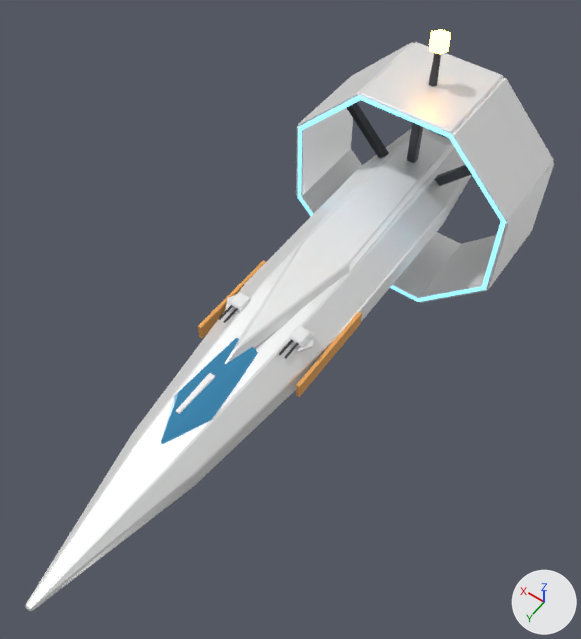
The glTF model public/models/ships/iskra.glb, before and after one commit.
Rendered twice from a camera (50 mm lens) standing at (-0.817, 1.196, 1.798) and looking at (-0.025, 0.086, 0.054). Arrows for +X, +Y and +Z are at lower right; the lights stay in place. The first picture is the older version. Where no turn or scale is listed for an object, it has been applied to the vertices.

In view in the first picture: 'Кабина', 'Кольцевое_крыло', 'Кольцевое_крыло.001', 'Кольцевое_крыло.002', 'Кольцевое_крыло.003', 'Кольцевое_крыло.004', 'Кольцевое_крыло.005', 'Кольцевое_крыло.006', 'Кольцевое_крыло.007', 'Корпус', 'Кромка_крыла', 'Хребтовая_плита' and 16 more.
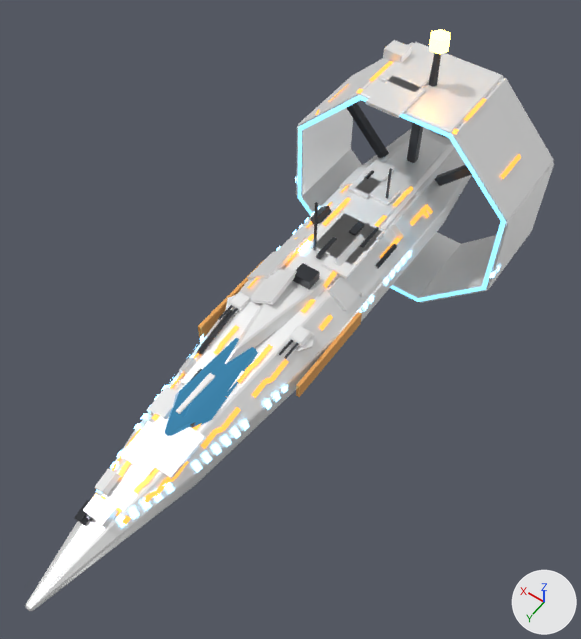
Where the change shows, as pixel boxes [x1, y1, x2, y2] in the pictures (581 x 639 px):
'Накладные_плиты', added
    after: [83, 40, 429, 529]
'Разметка', added
    after: [93, 61, 521, 524]
'Механика', added
    after: [74, 168, 397, 525]
'Решётки', added
    after: [92, 177, 501, 528]

The edits, one by one:
Material 'vent' (mat_vent) is new.
Its base color is (0.05, 0.12, 0.2) (dark blue #3f617c).
Its metallic is 0.3.
Its roughness is 0.3.
Its emission color is (0.25, 0.65, 1.0) (blue #89d3ff).
Its emission strength is 4.0.
Material 'stripe' (mat_stripe) is new.
Its base color is (1.0, 0.42, 0.08) (orange #ffad50).
Its metallic is 0.2.
Its roughness is 0.45.
Its emission color is (1.0, 0.38, 0.05) (orange #ffa63f).
Its emission strength is 1.2.
Mesh me_механика is new.
It has 120 vertices, 180 faces and spans x -0.13..0.13, y -0.658..0.658, z -0.14..0.14.
It uses material mat_dark (dark grey #4b4d52).
Mesh me_накладные_плиты is new.
It has 184 vertices, 276 faces and spans x -0.17..0.17, y -0.79..0.79, z -0.18..0.18.
It uses material mat_hull2 (white #ffffff).
Mesh me_решётки is new.
It has 208 vertices, 104 faces and spans x -0.378..0.378, y -0.669..0.669, z -0.111..0.111.
It uses material mat_vent (dark blue #3f617c, glowing blue #89d3ff).
Mesh me_разметка is new.
It has 952 vertices, 476 faces and spans x -0.304..0.304, y -0.737..0.737, z -0.171..0.171.
It uses material mat_stripe (orange #ffad50, glowing orange #ffa63f).
Object 'Механика' (ob_механика) is new; it shows me_механика.
Its location is (-0.006, 0.188, 0.17).
Object 'Накладные_плиты' (ob_накладные_плиты) is new; it shows me_накладные_плиты.
Its location is (0.019, 0.038, 0.219).
Object 'Решётки' (ob_решётки) is new; it shows me_решётки.
Its location is (0.0, 0.128, 0.023).
Object 'Разметка' (ob_разметка) is new; it shows me_разметка.
Its location is (0.001, 0.05, 0.202).
